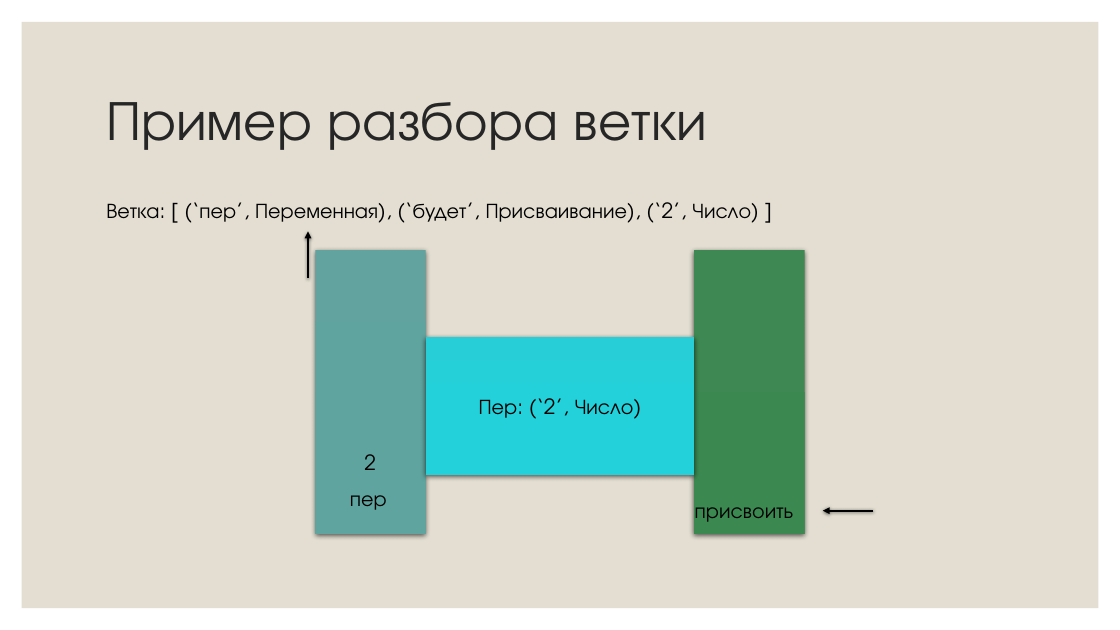
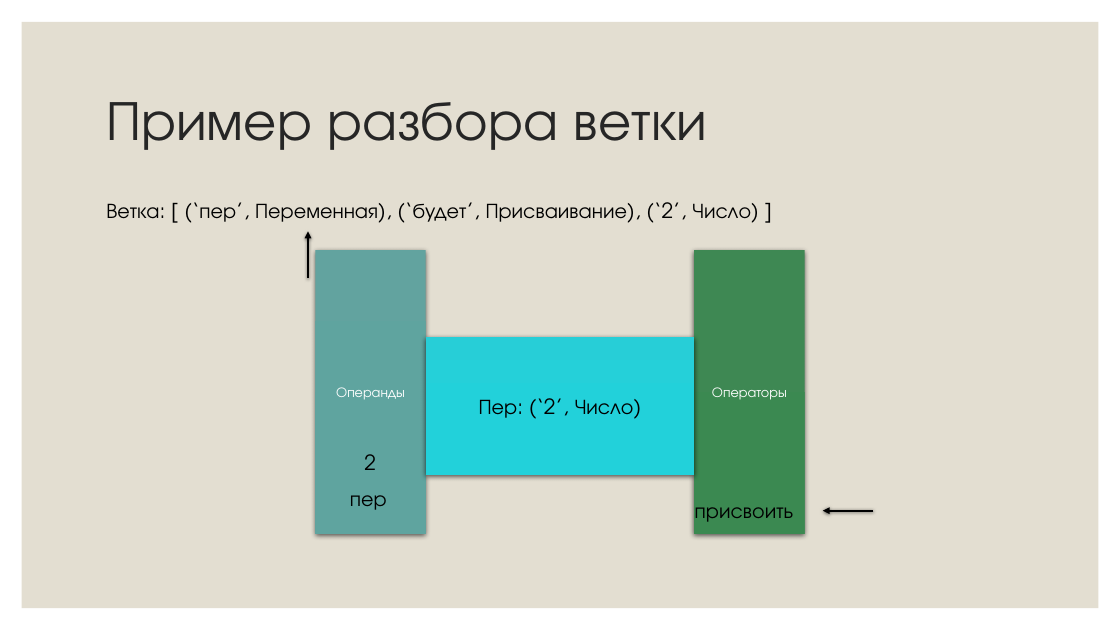
Before and after one commit to NemoNology/Programing-languages-theory, a slide deck: slide 22 of Lab-s/Translator/Presentation.pptx (slide 20 before the commit). Drawn at 1120x630 pixels with LibreOffice and Linux fonts; fonts in the diff are those of the drawing. Boxes give left, top, right and bottom in pixels: in the first picture for what was removed or moved away, otherwise in the second. Text is boxed around its words. In the diff, an @@ line names an element or a change of style, - is before the commit and + after.

```diff
--- a/Lab-s/Translator/Presentation.pptx
+++ b/Lab-s/Translator/Presentation.pptx
@@ text in rectangle at bbox=[336, 387, 405, 400]: text added @@
+Операнды
@@ text in rectangle at bbox=[712, 387, 787, 400]: text added @@
+Операторы
```
Also in this commit, not shown: 7 other slides changed, 3 slides added, 2 slides removed.
